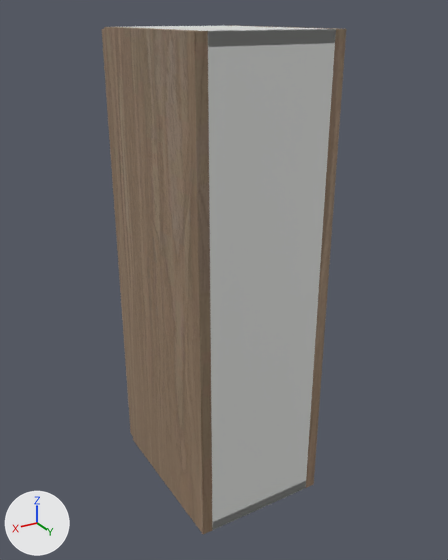
The glTF model storefront/public/cabinet-inventory/models/oppein-pb-mnw-w0930.glb, before and after one commit.
Both versions are drawn from a camera (50 mm lens) standing at (0.594, 0.676, 0.781) and looking at (0.104, -0.142, 0.372). Every picture has the same lights, and +X, +Y and +Z are marked at lower left. The older version comes first. Where no turn or scale is listed for an object, it has been applied to the vertices.

Objects in the first picture: 'Cabinet back', 'Cabinet bottom', 'Cabinet side', 'Cabinet side.001', 'Cabinet top', 'Door'.
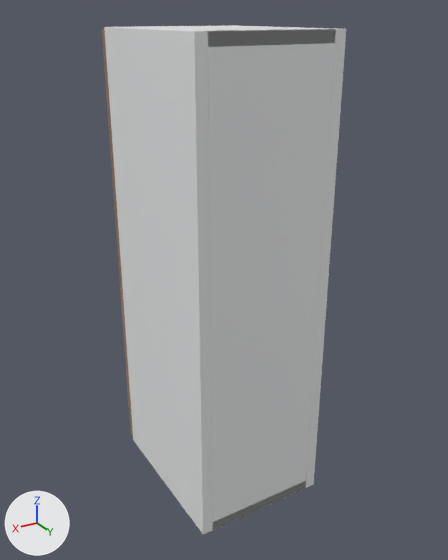
Patch to the scene script:
```diff
--- a/storefront/public/cabinet-inventory/models/oppein-pb-mnw-w0930.glb.py
+++ b/storefront/public/cabinet-inventory/models/oppein-pb-mnw-w0930.glb.py
@@ mat_white_cabinet_carcass @@
+mat_white_cabinet_carcass = principled_material('White cabinet carcass')
+mat_white_cabinet_carcass.base_color = (0.82, 0.83, 0.835)  # white #eaebec
+mat_white_cabinet_carcass.roughness = 0.48
@@ me_cube @@
 me_cube.from_pydata(...)  # 56 vertices, 108 faces; spans x -0.009..0.009, y -0.142..0.142, z -0.381..0.381
-me_cube.materials.append(mat_supplier_finish___natural_wood)  # picture img_oak
+me_cube.materials.append(mat_white_cabinet_carcass)  # white #eaebec
@@ me_cube_001 @@
 me_cube_001.from_pydata(...)  # 56 vertices, 108 faces; spans x -0.009..0.009, y -0.142..0.142, z -0.381..0.381
-me_cube_001.materials.append(mat_supplier_finish___natural_wood)  # picture img_oak
+me_cube_001.materials.append(mat_white_cabinet_carcass)  # white #eaebec
```

Changed parts and their boxes (x1, y1, x2, y2) in the pictures (448 x 560 px):
'Cabinet side.001', recoloured (brown to white): (104, 27, 212, 534) in both
'Cabinet side', recoloured: (229, 25, 346, 488) in both
